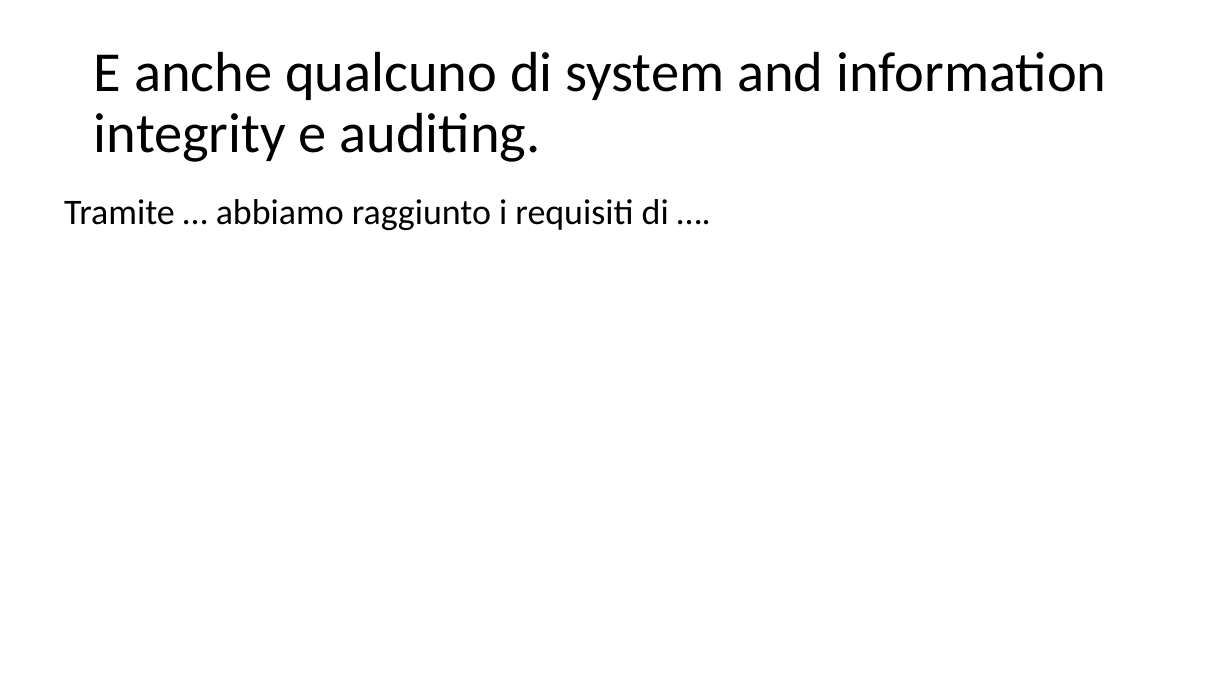
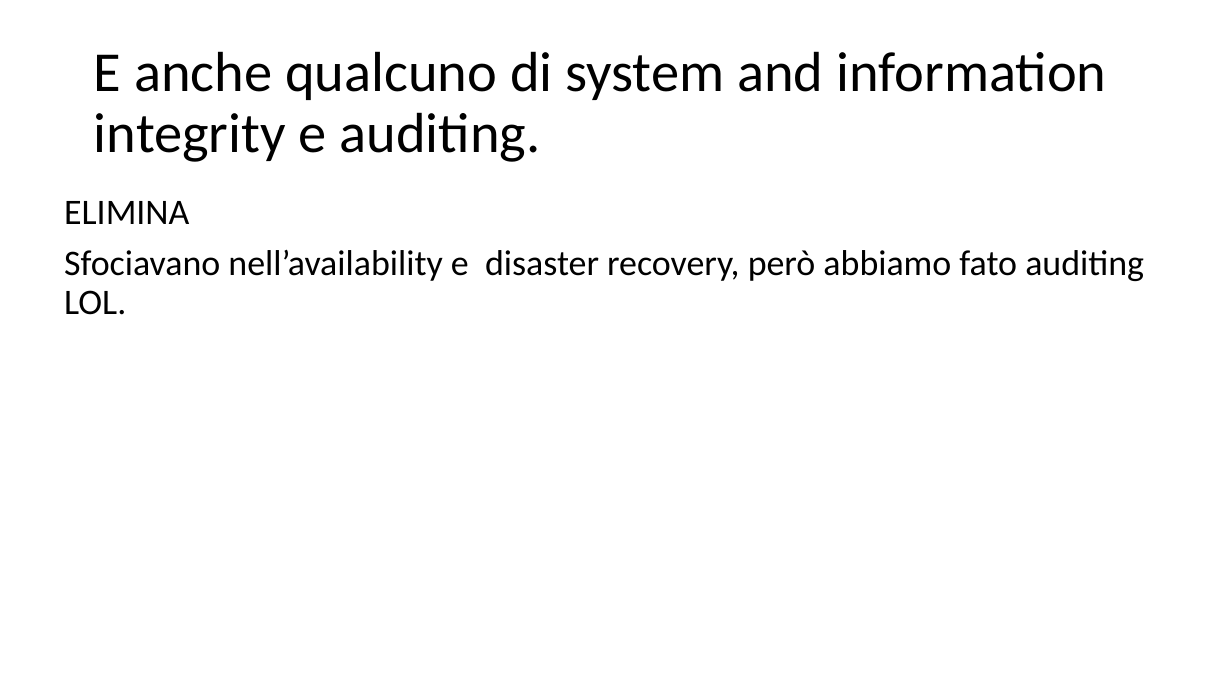
Before and after one commit to marcobarlo/GreenhouseSec, a slide deck: slide 13 of pres.pptx (slide 9 before the commit). Drawn at 1232x693 pixels with LibreOffice and Linux fonts; fonts in the diff are those of the drawing. Boxes give left, top, right and bottom in pixels: in the first picture for what was removed or moved away, otherwise in the second. Text is boxed around its words. In the diff, an @@ line names an element or a change of style, - is before the commit and + after.

```diff
--- a/pres.pptx
+++ b/pres.pptx
@@ text at (64,201,1144,315): text changed @@
-Tramite … abbiamo raggiunto i requisiti di ….
+ELIMINA
+Sfociavano nell’availability e disaster recovery, però abbiamo fato auditing LOL.
```
Also in this commit, not shown: 7 other slides changed, 8 slides added, 1 slide removed, 1 other file.
